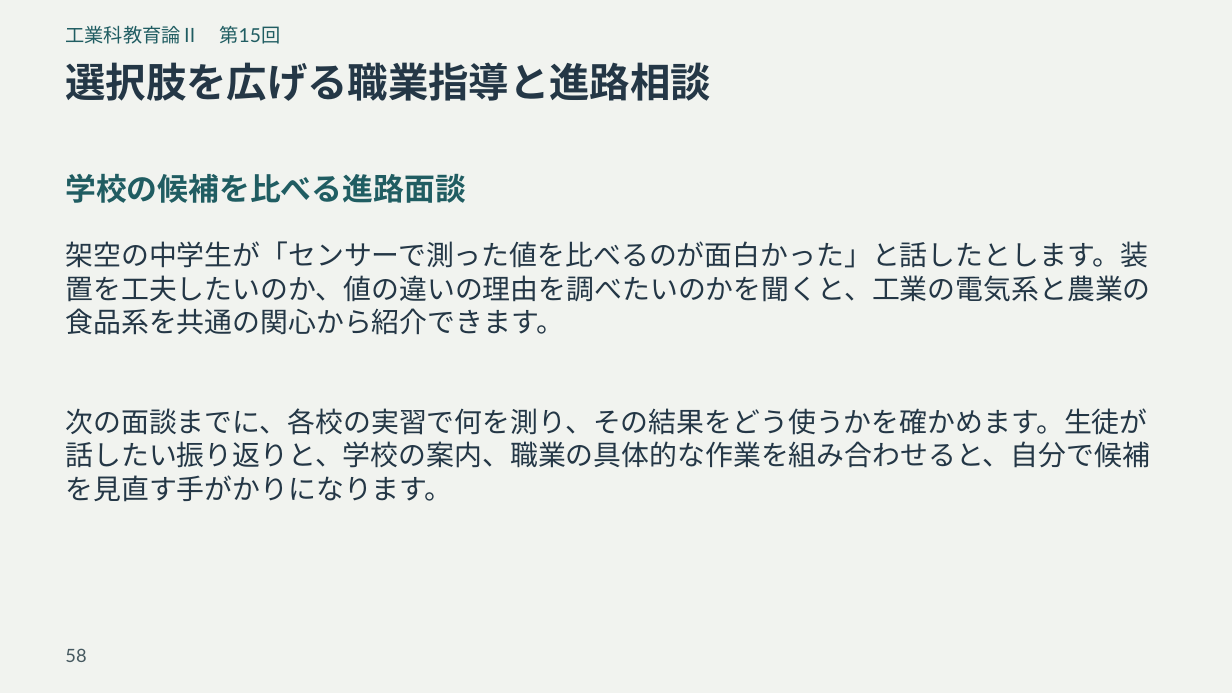
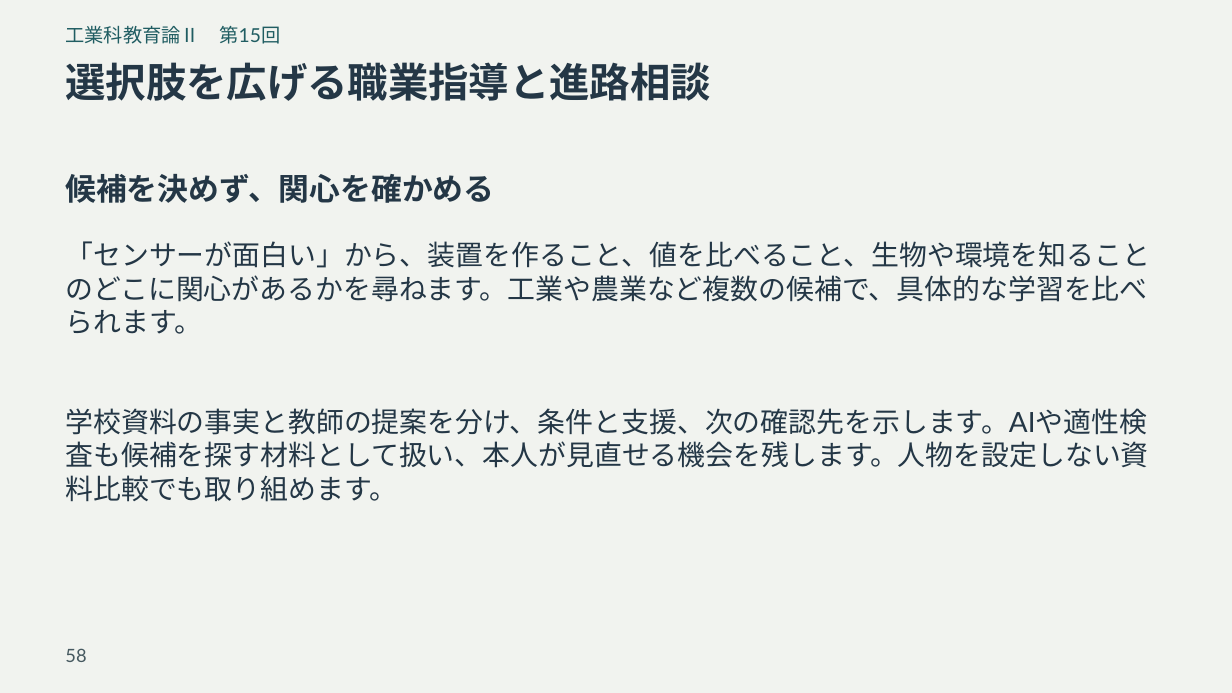
Before and after one commit to zooc-14calbp/industrial-education-ii, a slide deck: slide 58 of reorganized/20261105/expanded/slides.pptx. Drawn at 1232x693 pixels with LibreOffice and Linux fonts; fonts in the diff are those of the drawing. Boxes give left, top, right and bottom in pixels: in the first picture for what was removed or moved away, otherwise in the second. Text is boxed around its words. In the diff, an @@ line names an element or a change of style, - is before the commit and + after.

```diff
--- a/reorganized/20261105/expanded/slides.pptx
+++ b/reorganized/20261105/expanded/slides.pptx
@@ text at bbox=[65, 174, 494, 203]: text changed; text colour #205D62 to #243746 @@
-学校の候補を比べる進路面談
+候補を決めず、関心を確かめる
@@ text at bbox=[65, 241, 1150, 334]: text changed @@
-架空の中学生が「センサーで測った値を比べるのが面白かった」と話したとします。装置を工夫したいのか、値の違いの理由を調べたいのかを聞くと、工業の電気系と農業の食品系を共通の関心から紹介できます。
+「センサーが面白い」から、装置を作ること、値を比べること、生物や環境を知ることのどこに関心があるかを尋ねます。工業や農業など複数の候補で、具体的な学習を比べられます。
@@ text at bbox=[65, 408, 1148, 502]: text changed @@
-次の面談までに、各校の実習で何を測り、その結果をどう使うかを確かめます。生徒が話したい振り返りと、学校の案内、職業の具体的な作業を組み合わせると、自分で候補を見直す手がかりになります。
+学校資料の事実と教師の提案を分け、条件と支援、次の確認先を示します。AIや適性検査も候補を探す材料として扱い、本人が見直せる機会を残します。人物を設定しない資料比較でも取り組めます。
```
Also in this commit, not shown: 48 other slides changed, 13 other files.
